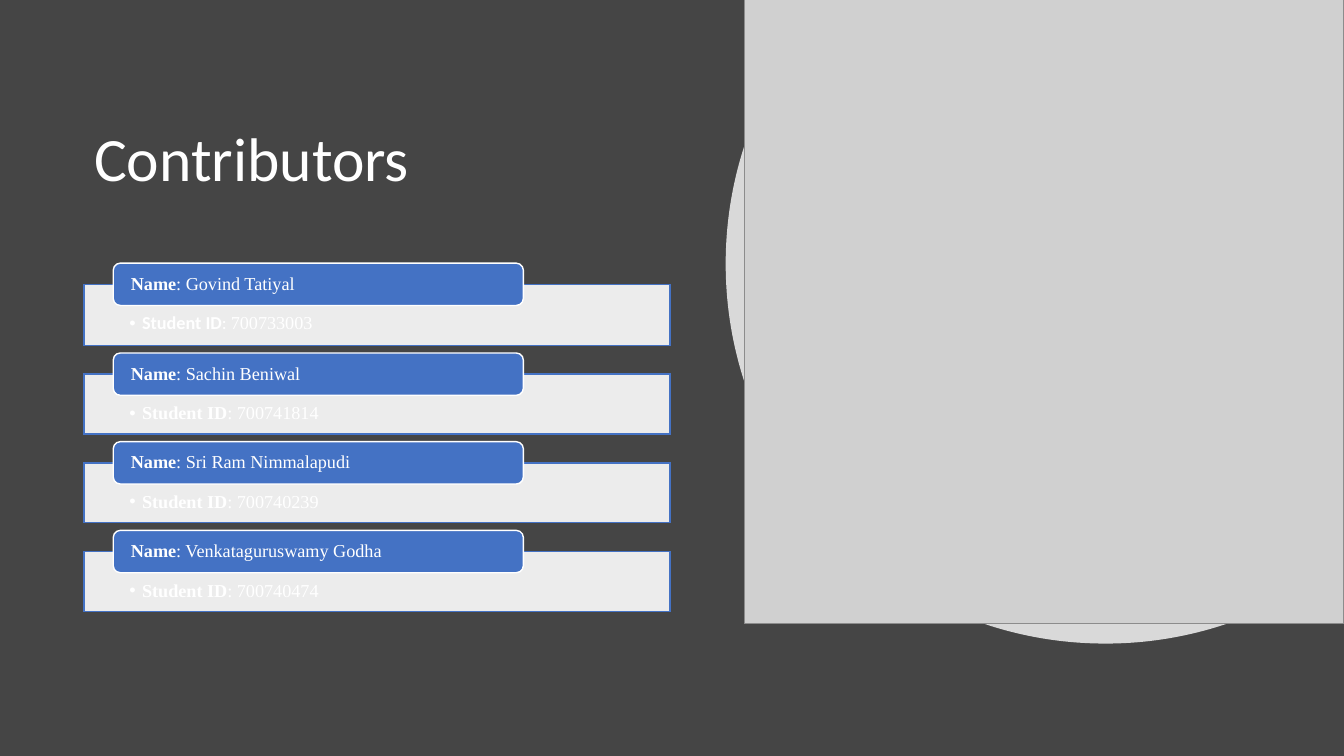
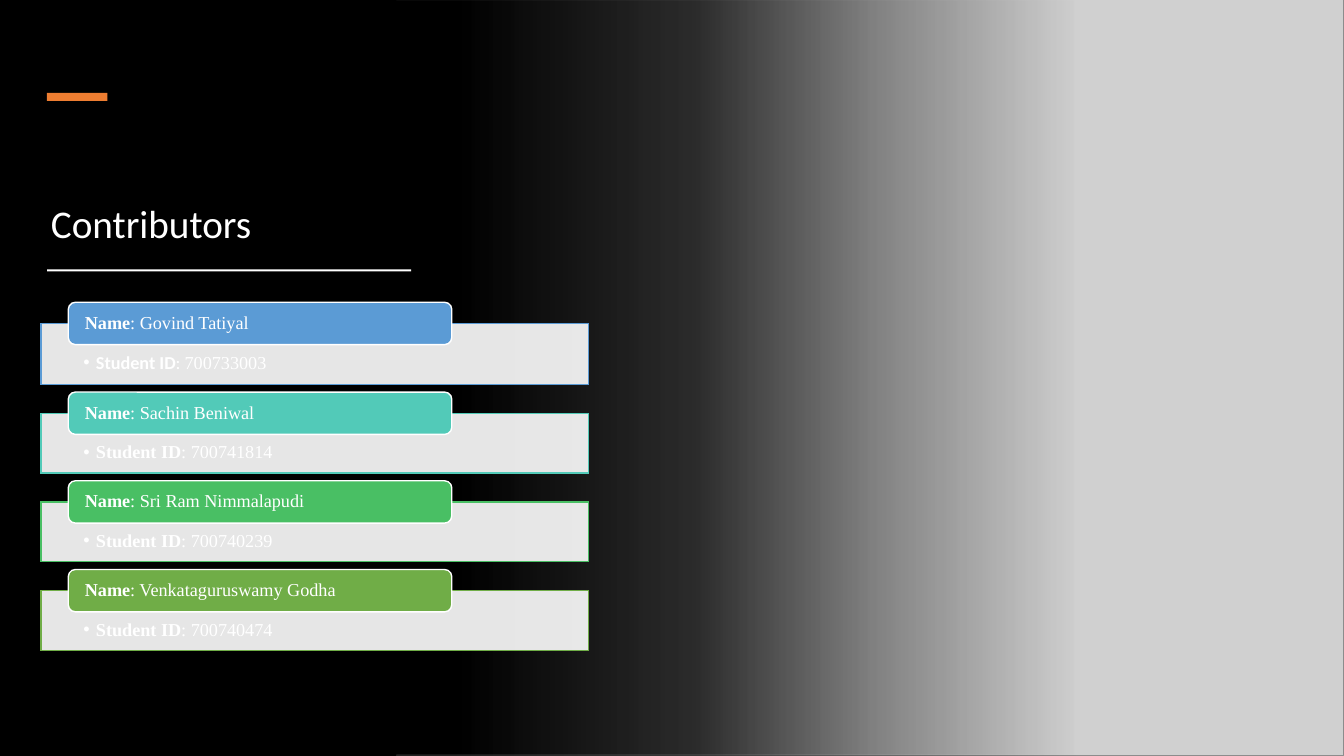
Before and after one commit to kinggovind/Final-Project, a slide deck: slide 2 of Facial Emotion Recognition.pptx. Drawn at 1344x756 pixels with LibreOffice and Linux fonts; fonts in the diff are those of the drawing; grey boxes stand for pictures. Boxes give left, top, right and bottom in pixels: in the first picture for what was removed or moved away, otherwise in the second. Text is boxed around its words. In the diff, an @@ line names an element or a change of style, - is before the commit and + after.

```diff
--- a/Facial Emotion Recognition.pptx
+++ b/Facial Emotion Recognition.pptx
@@ background #454545 to #000000 @@
@@ rectangle added at bbox=[0, 0, 1076, 756], fill gradient #000000 @@
@@ picture: place and size @@
-picture at bbox=[744, 0, 1344, 623]
+picture at bbox=[397, 0, 1344, 756]
@@ freeform shape removed at bbox=[726, 0, 1344, 644] @@
@@ rectangle added at bbox=[46, 93, 107, 101], fill #ED7D31 @@
@@ title "Contributors": place and size @@
-title "Contributors" at bbox=[94, 138, 409, 182]
+title "Contributors" at bbox=[51, 210, 251, 239]
@@ title "Contributors" at bbox=[51, 210, 251, 239]: size 44 to 28 pt; vertical alignment middle to bottom @@
@@ rectangle added at bbox=[47, 269, 411, 271], fill #FFFFFF @@
@@ rectangle: place and size @@
-rectangle at bbox=[84, 284, 669, 345]
+rectangle at bbox=[41, 324, 589, 384]
@@ rectangle at bbox=[41, 324, 589, 384]: outline #4472C4 1 pt to #5B9BD5 1 pt @@
@@ rounded rectangle: place and size @@
-rounded rectangle at bbox=[113, 263, 523, 306]
+rounded rectangle at bbox=[69, 302, 452, 345]
@@ rounded rectangle at bbox=[69, 302, 452, 345]: fill #4472C4 to #5B9BD5 @@
@@ text "Name: Govind Tatiyal": place and size @@
-text "Name: Govind Tatiyal" at bbox=[131, 277, 294, 294]
+text "Name: Govind Tatiyal" at bbox=[85, 316, 248, 333]
@@ rectangle: place and size @@
-rectangle at bbox=[84, 374, 669, 434]
+rectangle at bbox=[41, 413, 589, 473]
@@ rectangle at bbox=[41, 413, 589, 473]: outline #4472C4 1 pt to #52CAB8 1 pt @@
@@ rounded rectangle: place and size @@
-rounded rectangle at bbox=[113, 353, 523, 395]
+rounded rectangle at bbox=[69, 392, 452, 435]
@@ rounded rectangle at bbox=[69, 392, 452, 435]: fill #4472C4 to #52CAB8 @@
@@ text "Name: Sachin Beniwal": place and size @@
-text "Name: Sachin Beniwal" at bbox=[131, 367, 301, 380]
+text "Name: Sachin Beniwal" at bbox=[85, 406, 255, 419]
@@ rectangle: place and size @@
-rectangle at bbox=[84, 463, 669, 522]
+rectangle at bbox=[41, 502, 589, 562]
@@ rectangle at bbox=[41, 502, 589, 562]: outline #4472C4 1 pt to #49BF64 1 pt @@
@@ rounded rectangle: place and size @@
-rounded rectangle at bbox=[113, 442, 523, 484]
+rounded rectangle at bbox=[69, 481, 452, 523]
@@ rounded rectangle at bbox=[69, 481, 452, 523]: fill #4472C4 to #49BF64 @@
@@ text "Name: Sri Ram Nimmalapudi": place and size @@
-text "Name: Sri Ram Nimmalapudi" at bbox=[131, 455, 350, 472]
+text "Name: Sri Ram Nimmalapudi" at bbox=[85, 494, 304, 511]
@@ rectangle: place and size @@
-rectangle at bbox=[84, 552, 669, 611]
+rectangle at bbox=[41, 591, 589, 650]
@@ rectangle at bbox=[41, 591, 589, 650]: outline #4472C4 1 pt to #70AD47 1 pt @@
@@ rounded rectangle: place and size @@
-rounded rectangle at bbox=[113, 530, 523, 573]
+rounded rectangle at bbox=[69, 570, 452, 612]
@@ rounded rectangle at bbox=[69, 570, 452, 612]: fill #4472C4 to #70AD47 @@
@@ text "Name: Venkataguruswamy Godha": place and size @@
-text "Name: Venkataguruswamy Godha" at bbox=[131, 544, 381, 561]
+text "Name: Venkataguruswamy Godha" at bbox=[85, 583, 335, 600]
```
Also in this commit, not shown: 4 other slides changed, 7 slides added, 2 slides removed.
